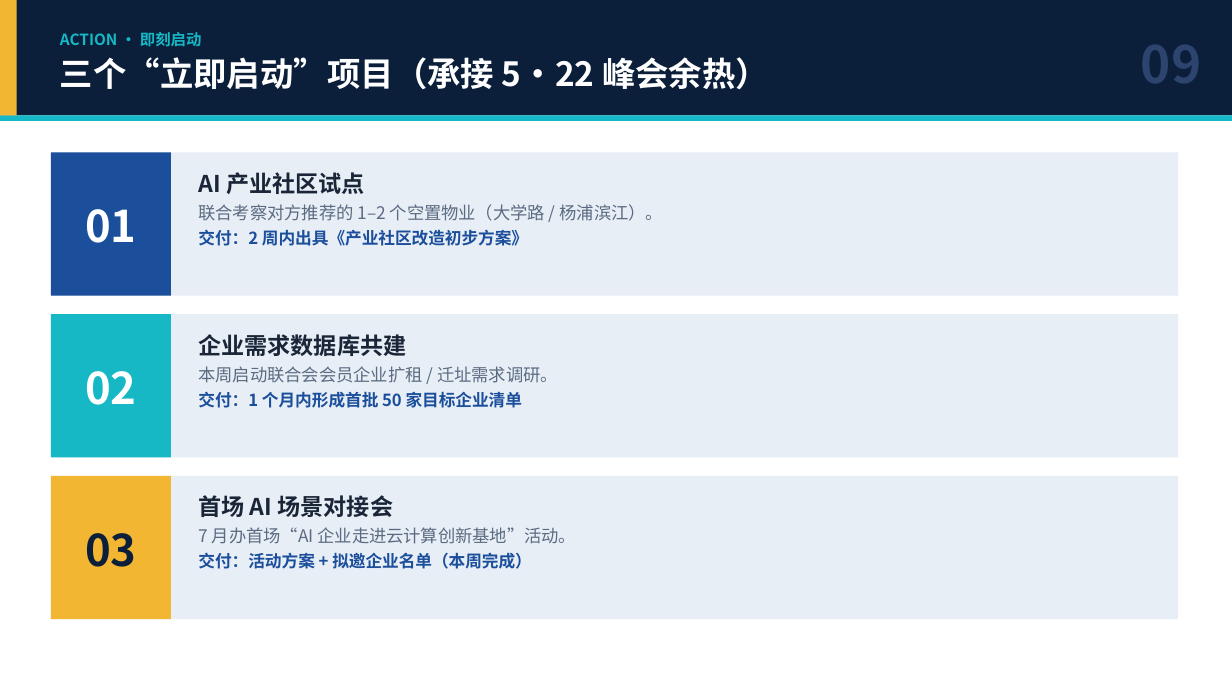
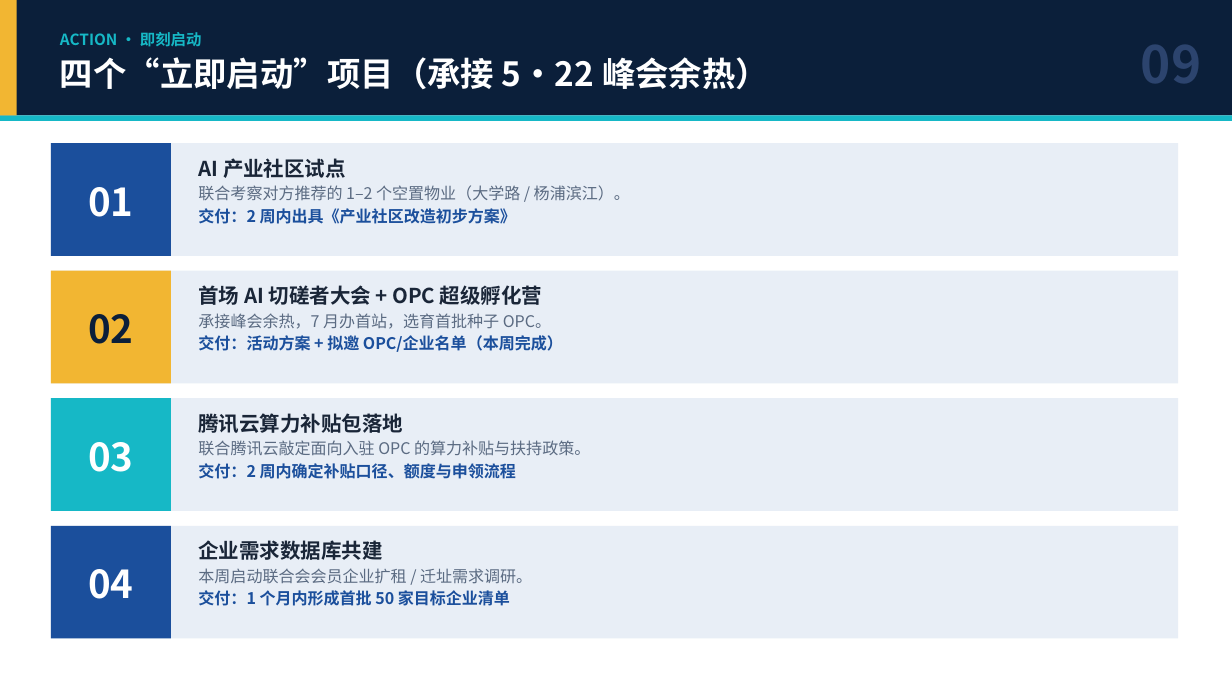
Before and after one commit to hujigang2010-maker/AIDEN, a slide deck: slide 13 of 合作方案_AI云计算产业生态共同体.pptx (slide 11 before the commit). Drawn at 1232x693 pixels with LibreOffice and Linux fonts; fonts in the diff are those of the drawing. Boxes give left, top, right and bottom in pixels: in the first picture for what was removed or moved away, otherwise in the second. Text is boxed around its words. In the diff, an @@ line names an element or a change of style, - is before the commit and + after.

```diff
--- a/合作方案_AI云计算产业生态共同体.pptx
+++ b/合作方案_AI云计算产业生态共同体.pptx
@@ text at <box>60,57,769,89</box>: text changed @@
-三个“立即启动”项目（承接 5·22 峰会余热）
+四个“立即启动”项目（承接 5·22 峰会余热）
@@ text "01": place and size @@
-text "01" at <box>85,209,136,243</box>
+text "01" at <box>88,187,133,217</box>
@@ text "01" at <box>88,187,133,217</box>: size 34 to 30 pt @@
@@ rectangle: place and size @@
-rectangle at <box>51,152,1178,296</box>
+rectangle at <box>51,143,1178,256</box>
@@ rectangle: place and size @@
-rectangle at <box>51,152,171,296</box>
+rectangle at <box>51,143,171,256</box>
@@ text "AI 产业社区试点": place and size @@
-text "AI 产业社区试点" at <box>198,172,664,246</box>
+text "AI 产业社区试点" at <box>198,158,630,224</box>
@@ text "AI 产业社区试点" at <box>198,158,630,224</box>: size 18 to 16 pt in "AI 产业社区试点"; size 13.5 to 12.5 pt in "联合考察对方推荐的 1–2 个空置物业（大学路 / 杨浦滨江）。"; size 13 to 12.5 pt in "交付：2 周内出具《产业社区改造初步方案》"; line spacing 1.05 to 1.03; less space between paragraphs @@
@@ text "02": place and size @@
-text "02" at <box>85,371,136,405</box>
+text "02" at <box>88,314,133,344</box>
@@ text "02" at <box>88,314,133,344</box>: size 34 to 30 pt, text colour #FFFFFF to #0B1F3A @@
@@ rectangle: place and size @@
-rectangle at <box>51,314,1178,457</box>
+rectangle at <box>51,271,1178,384</box>
@@ rectangle: place and size @@
-rectangle at <box>51,314,171,457</box>
+rectangle at <box>51,271,171,384</box>
@@ rectangle at <box>51,271,171,384</box>: fill #16B8C6 to #F2B632 @@
@@ text added at <box>198,285,563,354</box>, 12.5 pt, text #1B4F9C, bold @@
+首场 AI 切磋者大会 + OPC 超级孵化营
+承接峰会余热，7 月办首站，选育首批种子 OPC。
+交付：活动方案 + 拟邀 OPC/企业名单（本周完成）
@@ text "03": place and size @@
-text "03" at <box>85,533,136,567</box>
+text "03" at <box>88,442,133,472</box>
@@ text "03" at <box>88,442,133,472</box>: size 34 to 30 pt, text colour #0B1F3A to #FFFFFF @@
@@ rectangle: place and size @@
-rectangle at <box>51,476,1178,619</box>
+rectangle at <box>51,398,1178,511</box>
@@ rectangle: place and size @@
-rectangle at <box>51,476,171,619</box>
+rectangle at <box>51,398,171,511</box>
@@ rectangle at <box>51,398,171,511</box>: fill #F2B632 to #16B8C6 @@
@@ text at <box>198,413,590,479</box>: text changed; size 13.5 to 12.5 pt @@
-首场 AI 场景对接会
-7 月办首场“AI 企业走进云计算创新基地”活动。
-交付：活动方案 + 拟邀企业名单（本周完成）
+腾讯云算力补贴包落地
+联合腾讯云敲定面向入驻 OPC 的算力补贴与扶持政策。
+交付：2 周内确定补贴口径、额度与申领流程
@@ rectangle added at <box>51,526,1178,639</box>, fill #E8EEF6 @@
@@ rectangle added at <box>51,526,171,639</box>, fill #1B4F9C @@
@@ text "企业需求数据库共建": place and size @@
-text "企业需求数据库共建" at <box>198,334,558,408</box>
+text "企业需求数据库共建" at <box>198,540,532,606</box>
@@ text "企业需求数据库共建" at <box>198,540,532,606</box>: size 18 to 16 pt in "企业需求数据库共建"; size 13.5 to 12.5 pt in "本周启动联合会会员企业扩租 / 迁址需求调研。"; size 13 to 12.5 pt in "交付：1 个月内形成首批 50 家目标企业清单"; line spacing 1.05 to 1.03; less space between paragraphs @@
@@ text added at <box>88,569,133,599</box>, 30 pt, text #FFFFFF, bold @@
+04
```
Also in this commit, not shown: 6 other slides changed, 2 slides added, 2 other files.
